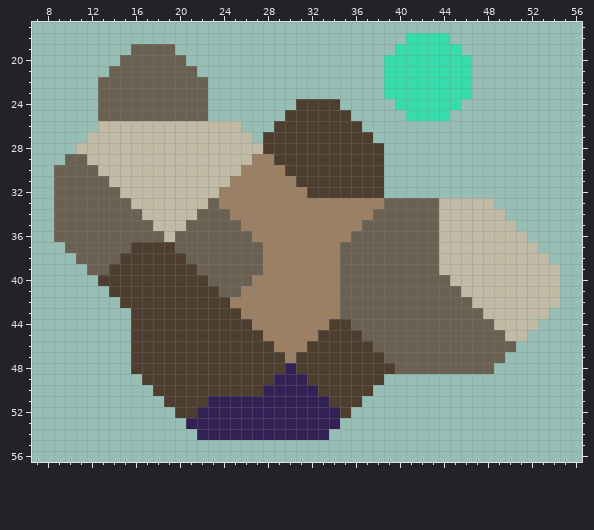
One commit to this pixel-art sprite: assets/sprites/ui/sectors/sector-xenrose-Burnt-hills.png. That is the earlier state.
The file is 64x64 pixels. Shown: x 7..56, y 17..56.
Now the later version:
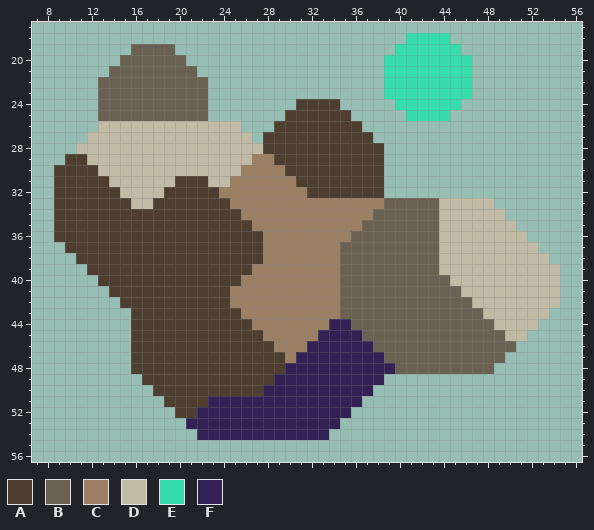
Palette (. is transparent): A #4d3e2f  B #6a6152  C #9c8064  D #c1bba5  E #37dcac  F #332155
The exact change:
Colour B becomes colour A in row 29 at x 10 to 11; in row 30 at x 9 to 12; in row 31 at x 9 to 13; in row 32 at x 9 to 14; in row 33 at x 9 to 15 and 23; in row 34 at x 9 to 16 and 22 to 24.
Colour B becomes colour A in row 35 at x 9 to 17 and 21 to 25; in row 36 at x 9 to 18 and 20 to 26; in row 37 at x 10 to 15 and 20 to 27; in row 38 at x 11 to 14 and 21 to 27; in row 39 at x 12 to 13 and 22 to 26; in row 40 at x 23 to 25.
Colour B becomes colour A in row 41 at x 24.
Colour C becomes colour A in row 33 at x 24; in row 34 at x 25; in row 35 at x 26; in row 36 at x 27.
Colour D becomes colour A in row 31 at x 20 to 22; in row 32 at x 19 to 23; in row 33 at x 18 to 22; in row 34 at x 17 to 21; in row 35 at x 18 to 20; in row 36 at x 19.
Colour B becomes colour C in row 39 at x 27; in row 40 at x 26; in row 41 at x 25.
Colour A becomes colour F in row 44 at x 34 to 35; in row 45 at x 33 to 36; in row 46 at x 32 to 37; in row 47 at x 31 to 38; in row 48 at x 31 to 39; in row 49 at x 32 to 38.
Colour A becomes colour F in row 50 at x 33 to 37; in row 51 at x 34 to 36; in row 52 at x 35.
Boxes around the changes in both pictures, in picture pixels (x1, y1, x2, y2):
changed: (54, 154, 263, 297)
changed: (296, 319, 395, 418)
